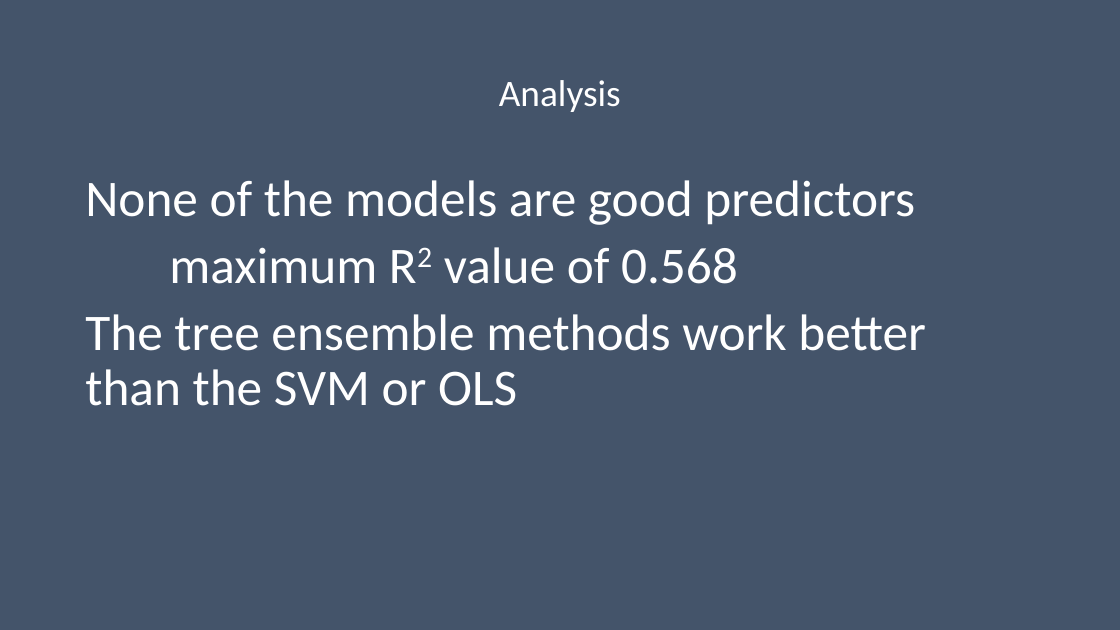
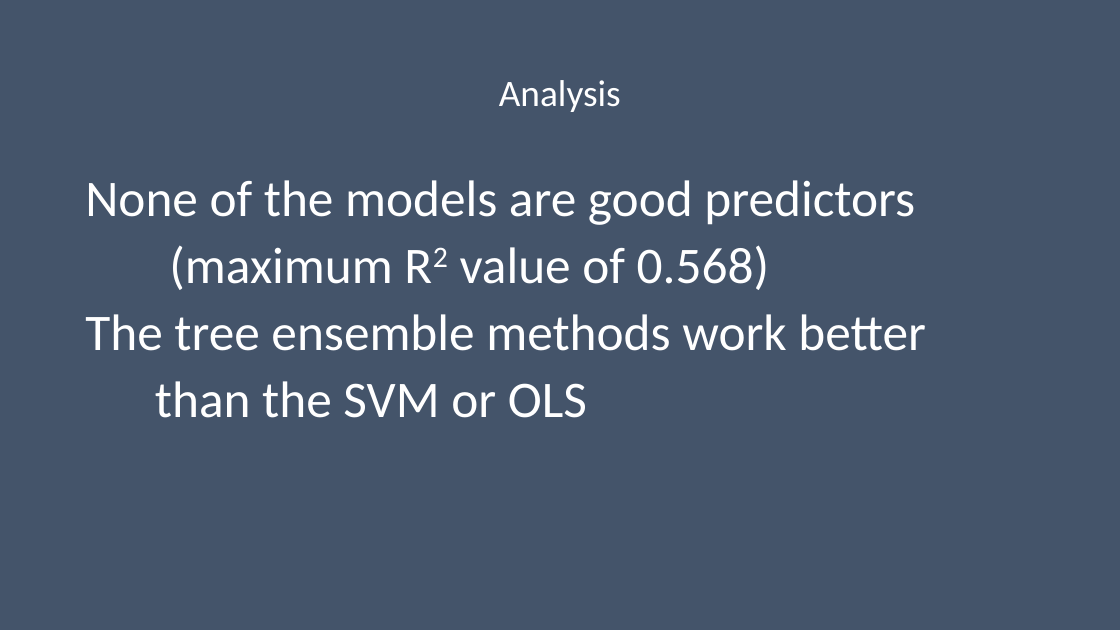
Before and after one commit to keb101/Image-Classification-Indian-Clothing, a slide deck: slide 9 of Capstone_Two/reports/Capstone_Two_Slides.pptx. Drawn at 1120x630 pixels with LibreOffice and Linux fonts; fonts in the diff are those of the drawing. Boxes give left, top, right and bottom in pixels: in the first picture for what was removed or moved away, otherwise in the second. Text is boxed around its words. In the diff, an @@ line names an element or a change of style, - is before the commit and + after.

```diff
--- a/Capstone_Two/reports/Capstone_Two_Slides.pptx
+++ b/Capstone_Two/reports/Capstone_Two_Slides.pptx
@@ text at bbox=[85, 245, 926, 418]: text changed @@
-maximum R2 value of 0.568
-The tree ensemble methods work better than the SVM or OLS
+(maximum R2 value of 0.568)
+The tree ensemble methods work better
+than the SVM or OLS
```
Also in this commit, not shown: 4 other slides changed, 1 slide removed.
